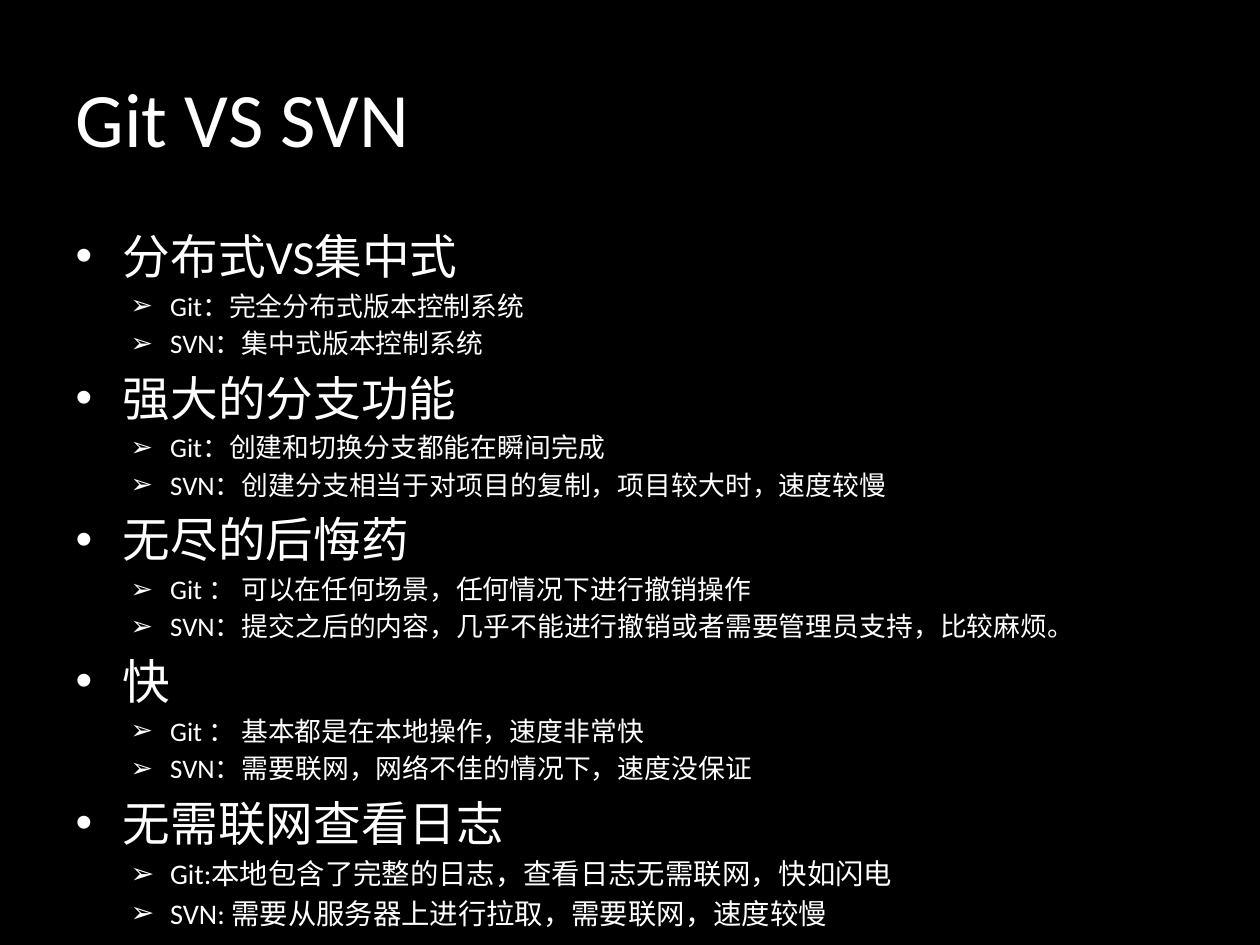
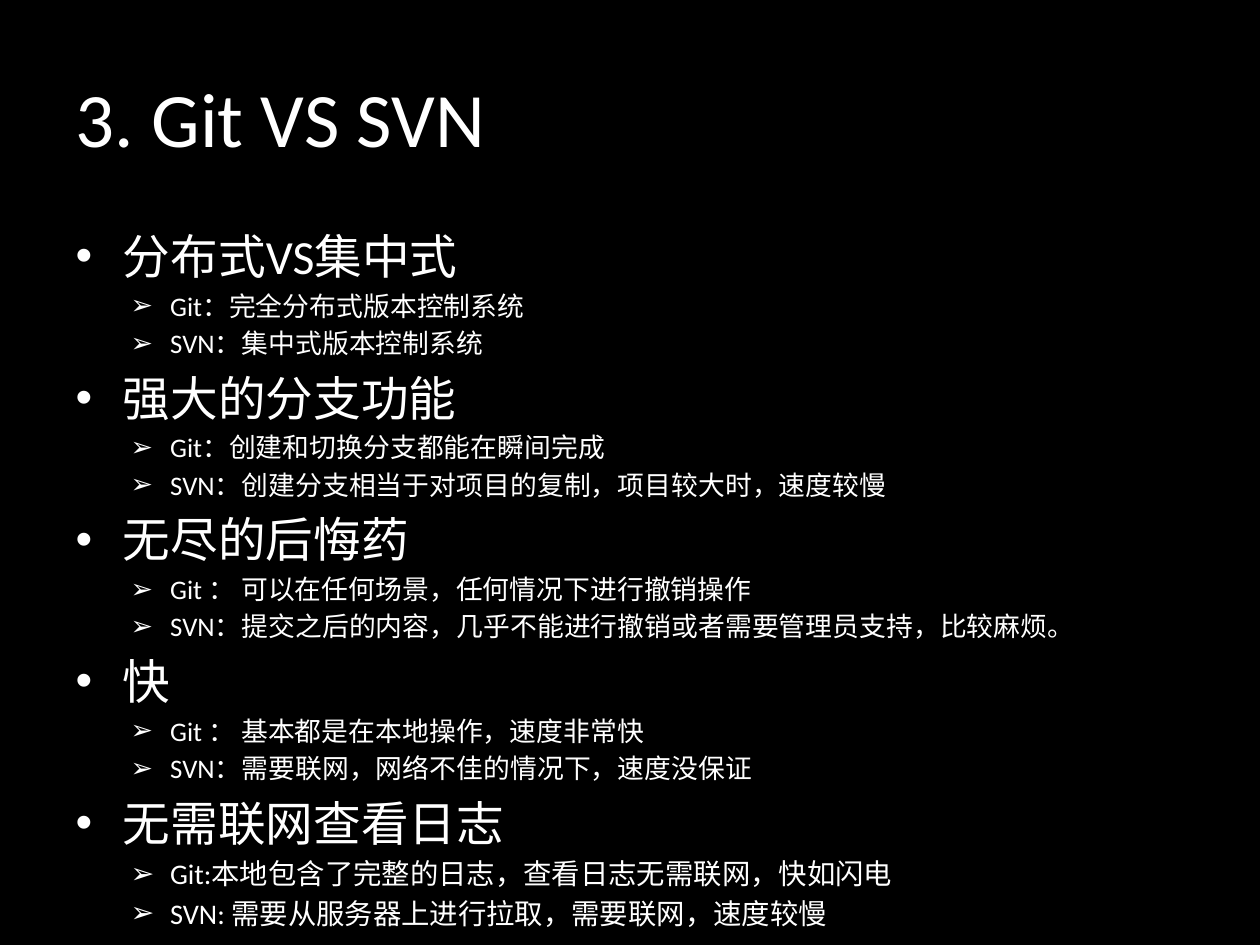
Before and after one commit to sontekliu/git-book, a slide deck: slide 6 of Git.pptx. Drawn at 1260x945 pixels with LibreOffice and Linux fonts; fonts in the diff are those of the drawing. Boxes give left, top, right and bottom in pixels: in the first picture for what was removed or moved away, otherwise in the second. Text is boxed around its words. In the diff, an @@ line names an element or a change of style, - is before the commit and + after.

```diff
--- a/Git.pptx
+++ b/Git.pptx
@@ title at <box>76,94,485,148</box>: text changed @@
-Git VS SVN
+3. Git VS SVN
```
Also in this commit, not shown: 18 other slides changed.
